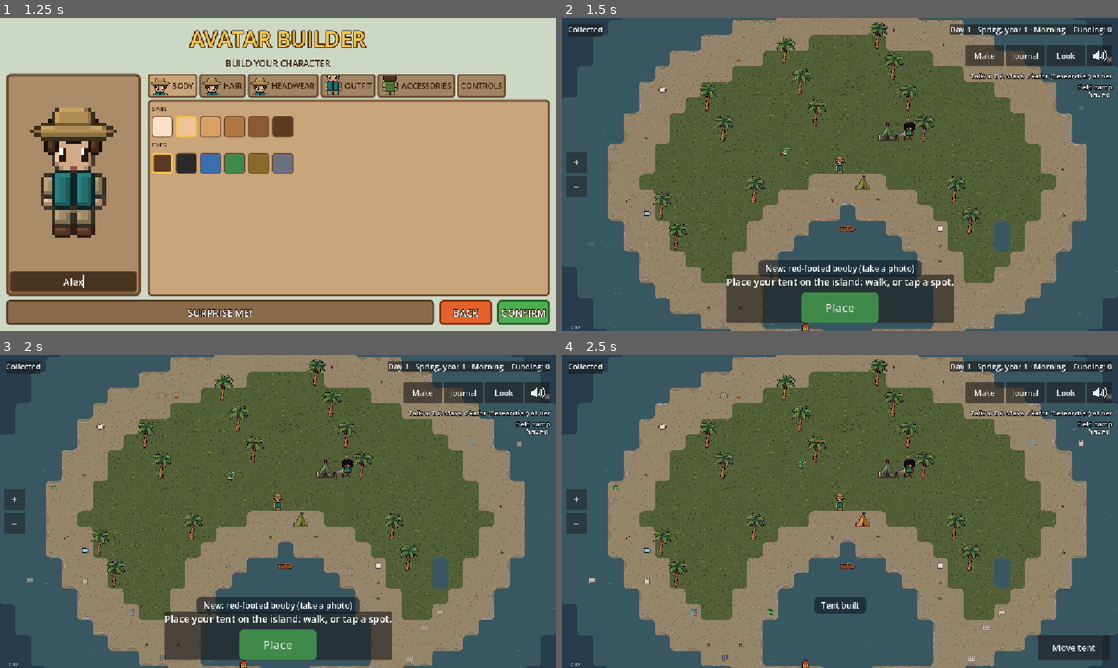
Above: before the commit, frames 1-4 (two rows, left to right).
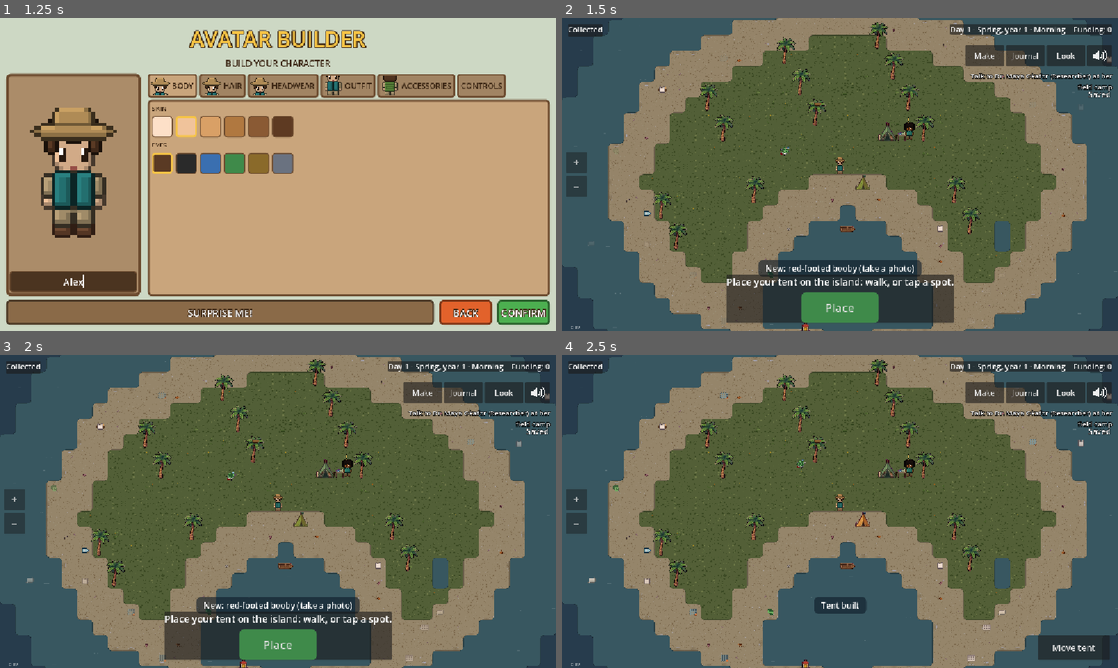
Above: after the commit, the same moments.

Repository: detronics-apps/ocean-haven
Game: Godot game, scene res://scenes/world/ocean_world.tscn
Same seed, same stepped clock (60 frames per second), same inputs: the game is played once before the commit and once after it.
Inputs (mouse positions are in pixels of both pictures, inside the frame that each line leads up to):
- Up to frame 1 (1.25 s): click (72, 280) at 0.52 s; type "Alex" at 0.6 s
- Up to frame 2 (1.5 s): click "CONFIRM" at 1.25 s
- Up to frame 3 (2 s): no input
- Up to frame 4 (2.5 s): click "Place" at 2 s

Frame 1 is identical in both runs. In frame 2, 1.2% of the frame differs, in the area x 0-100%, y 0-100%; in frame 3, 1.1%; in frame 4, 1.2%.

Commit message:
Lines between terrains, the ranger sitting in the rowboat, rolling waves, rock spray at points, calmer mud / ice / rock
TerrainEdges draws a thin dark line where two terrains meet, along the edges and round the
rounded corners' arcs (never round every tile: the owner's pick). The rowboat is split
(rowboat_front.png, Boat.hull_front): the ranger sits over its inside and behind its near side.
Beach waves run up the sand and slide back (8 frames), full only at their peak and gone before
the tile's sides where the coast curves; rock spray is a burst at one point, a fan of drops
falling back. Mud, ice and rock have fewer, softer marks; mud tracks are rarer.

Co-Authored-By: Claude Opus 5.5 <noreply@anthropic.com>

Diff:
--- a/scenes/player/boat.tscn
+++ b/scenes/player/boat.tscn
@@ -2,6 +2,7 @@
 
 [ext_resource type="Script" path="res://scripts/player/boat.gd" id="1_webh6"]
 [ext_resource type="Texture2D" path="res://assets/boats/rowboat.png" id="2_km2v0"]
+[ext_resource type="Texture2D" path="res://assets/boats/rowboat_front.png" id="3_front"]
 
 [sub_resource type="CapsuleShape2D" id="CapsuleShape2D_5utrm"]
 radius = 6.0
@@ -12,6 +13,7 @@
 collision_mask = 4
 motion_mode = 1
 script = ExtResource("1_webh6")
+hull_front = ExtResource("3_front")
 speed = 160.0
 controlled = false
 
--- a/scripts/player/boat.gd
+++ b/scripts/player/boat.gd
@@ -5,6 +5,9 @@
 ## can also take another boat in tow (it follows behind) and let it go somewhere else.
 
 @export var board_range := 64.0
+## The hull's near side (seen from the side, at the bottom of the picture), drawn over the ranger
+## sitting in the boat; the rest of the hull (its inside, seen from above) is under them.
+@export var hull_front: Texture2D
 ## How close another boat must be to take it in tow, and how far behind it follows.
 @export var tow_reach := 56.0
 @export var tow_gap := 36.0
@@ -23,6 +26,12 @@
 	add_to_group("boat")
 	add_to_group("interactables")
 	_player = get_tree().get_first_node_in_group("player")
+	if hull_front:
+		var front := Sprite2D.new()
+		front.name = "HullFront"
+		front.texture = hull_front
+		$Look.add_child(front)
+		$Look.move_child(front, $Look/Hull.get_index() + 1)
 	RangerProfile.look_changed.connect(_apply_colour)
 	_apply_colour()
 
@@ -42,6 +51,8 @@
 
 func _apply_colour() -> void:
 	$Look/Hull.modulate = RangerProfile.pick("boat")
+	if has_node("Look/HullFront"):
+		$Look/HullFront.modulate = $Look/Hull.modulate
 
 
 func _unhandled_input(event: InputEvent) -> void:
@@ -134,13 +145,14 @@
 	_player.set_aboard(true)
 	if check_range and not Fleet.has_flag(&"boat_used"):
 		Fleet.mark(&"boat_used")  # (people stop asking as if the ranger had never been out in one)
-	# Show the ranger (with their current look) sitting in the boat, behind the hull.
+	# Show the ranger (with their current look) sitting in the boat: over its inside, behind
+	# its near side.
 	_driver = _player.get_node("Look").duplicate()
-	_driver.position = Vector2(-3, -1)  # (sitting on the seat, waist at the gunwale)
+	_driver.position = Vector2(-3, 2)  # (sitting on the seat, waist below the near side's top)
 	(_driver as Avatar).set_view(Avatar.View.FRONT)
 	(_driver as Avatar).sit()
 	_look.add_child(_driver)
-	_look.move_child(_driver, 0)
+	_look.move_child(_driver, $Look/Hull.get_index() + 1)
 	controlled = true
 	ControlledBody.switch_camera(_camera)
 	if check_range:
--- a/scripts/world/terrain_edges.gd
+++ b/scripts/world/terrain_edges.gd
@@ -36,6 +36,10 @@
 ## Terrain of every cell last time it was looked at, and the pieces to draw per corner point.
 var _terrain := {}
 var _pieces := {}
+## The thin dark line between two terrains near each corner point (the owner's pick: lines
+## between terrains, never round every tile): straight along the edges, round the rounded corners.
+var _lines := {}
+const LINE := Color(0, 0, 0, 0.28)
 var _colours := {}
 
 const ART := preload("res://assets/tilesets/terrain_art.png")
@@ -49,7 +53,7 @@
 ## icy island, waves rolling up the sand and spray on rocky shores (animated tiles).
 const DETAILS := preload("res://assets/tilesets/ground_details.png")
 const DETAIL_ROWS := {"grass": 0, "sand": 1, "mud": 2, "rock": 3, "ice": 4}
-const DETAIL_CHANCE := {"grass": 0.18, "sand": 0.12, "mud": 0.12, "rock": 0.15, "ice": 0.06}
+const DETAIL_CHANCE := {"grass": 0.18, "sand": 0.12, "mud": 0.04, "rock": 0.15, "ice": 0.06}  # (mud: tracks now and then, the owner)
 const WAVES_ROW := 5
 const SPRAY_ROW := 6
 const SNOWMAN := Vector2i(3, 4)
@@ -113,11 +117,12 @@
 	for row in [WAVES_ROW, SPRAY_ROW]:
 		var at := Vector2i(0, row)
 		source.create_tile(at)
-		source.set_tile_animation_columns(at, 4)
-		source.set_tile_animation_frames_count(at, 4)
+		# (8 frames: the waves run up and slide back; the spray rolls in, smashes and fizzes away)
+		source.set_tile_animation_columns(at, 8)
+		source.set_tile_animation_frames_count(at, 8)
 		source.set_tile_animation_mode(at, TileSetAtlasSource.TILE_ANIMATION_MODE_RANDOM_START_TIMES)
-		for f in 4:
-			source.set_tile_animation_frame_duration(at, f, 0.45 if row == WAVES_ROW else 0.3)
+		for f in 8:
+			source.set_tile_animation_frame_duration(at, f, 0.3 if row == WAVES_ROW else (0.12 if f in [2, 3] else 0.22))
 		var below := source.get_tile_data(at, source.create_alternative_tile(at))
 		below.flip_v = true
 		var left := source.get_tile_data(at, source.create_alternative_tile(at))
@@ -270,6 +275,7 @@
 ## 4 cells around it gets a rounded quarter, and stores the shape to draw.
 func _shape_corner(corner: Vector2i) -> void:
 	_pieces.erase(corner)
+	_lines.erase(corner)
 	# The 4 cells around the point, and for each the direction from its centre to the point.
 	var around := [[corner + Vector2i(-1, -1), Vector2(1, 1)], [corner + Vector2i(0, -1), Vector2(-1, 1)],
 		[corner + Vector2i(-1, 0), Vector2(1, -1)], [corner, Vector2(-1, -1)]]
@@ -297,7 +303,35 @@
 			continue
 		if not _pieces.has(corner):
 			_pieces[corner] = []
-		_pieces[corner].append([_quarter(cell, towards, style(mine, fill)), _colours[fill]])
+		_pieces[corner].append([_quarter(cell, towards, style(mine, fill)), _colours[fill], towards])
+	_line_corner(corner)
+
+
+## The boundary lines round corner point `corner`: each of the 4 half-edges that meet there is a
+## line where the cells on its two sides differ, shortened where a rounded corner takes over,
+## whose arc is drawn instead.
+func _line_corner(corner: Vector2i) -> void:
+	var point := _ground.map_to_local(corner) - Vector2(HALF, HALF)
+	var tl := terrain_at(corner + Vector2i(-1, -1))
+	var tr := terrain_at(corner + Vector2i(0, -1))
+	var bl := terrain_at(corner + Vector2i(-1, 0))
+	var br := terrain_at(corner)
+	# half-edge direction -> [the cells on its two sides differ, how much of it a rounding takes]
+	var halves := {Vector2.UP: [tl != tr, 0.0], Vector2.DOWN: [bl != br, 0.0],
+		Vector2.LEFT: [tl != bl, 0.0], Vector2.RIGHT: [tr != br, 0.0]}
+	var lines: Array[PackedVector2Array] = []
+	for piece: Array in _pieces.get(corner, []):
+		var towards: Vector2 = piece[2]
+		var shape: PackedVector2Array = piece[0]
+		var radius := (shape[1] - point).length()
+		halves[Vector2.UP if towards.y > 0 else Vector2.DOWN][1] = radius
+		halves[Vector2.LEFT if towards.x > 0 else Vector2.RIGHT][1] = radius
+		lines.append(shape.slice(1))  # (the arc)
+	for dir: Vector2 in halves:
+		if halves[dir][0]:
+			lines.append(PackedVector2Array([point + dir * halves[dir][1], point + dir * HALF]))
+	if not lines.is_empty():
+		_lines[corner] = lines
 
 
 ## The polygon filling `cell`'s corner towards `towards` outside a rounded corner of radius
@@ -343,3 +377,6 @@
 	for corner: Vector2i in _pieces:
 		for piece: Array in _pieces[corner]:
 			draw_colored_polygon(piece[0], piece[1])
+	for corner: Vector2i in _lines:  # (over the rounded corners, so their arcs show whole)
+		for line: PackedVector2Array in _lines[corner]:
+			draw_polyline(line, LINE, 1.0)
--- a/tools/building_sheet_targets.json
+++ b/tools/building_sheet_targets.json
@@ -222,7 +222,8 @@
    3,
    34,
    18
-  ]
+  ],
+  "front_from": 13
  },
  {
   "name": "Shovel",
Binary file added: assets/boats/rowboat_front.png
Not shown, added: assets/boats/rowboat_front.png.import
Binary file changed: assets/tilesets/ground_details.png
Binary file changed: assets/tilesets/terrain_art.png
Binary file changed: assets/tilesets/terrain_tiles.png
Not shown, changed: CLAUDE.md
Not shown, changed: tools/cut_building_sheet.py
Not shown, changed: tools/make_ground_details.py
Not shown, changed: tools/make_terrain_tiles.py
